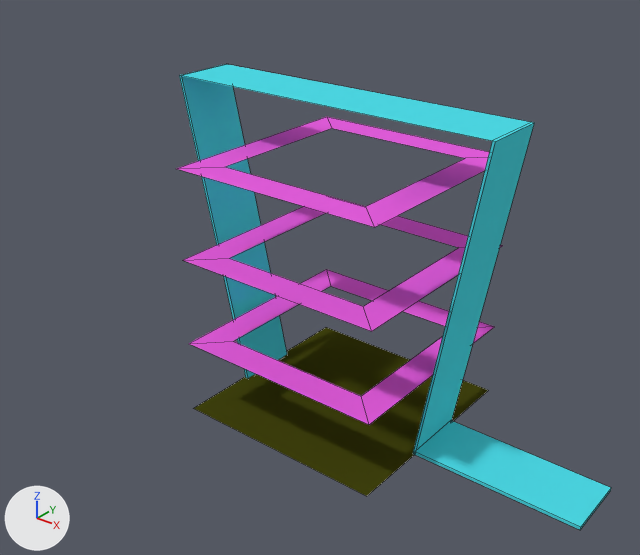
One commit to the Blender file Assets/Models/Extractor.blend: the scene before it, then after it.
The view is the same before and after, from a 50 mm lens placed at (4.26, -5.68, 4.72), pointed at (-0.36, 0.09, 1.14). The axes (+X, +Y, +Z) are drawn at lower left. The lights are the same throughout. Mesh edges are drawn as thin lines.
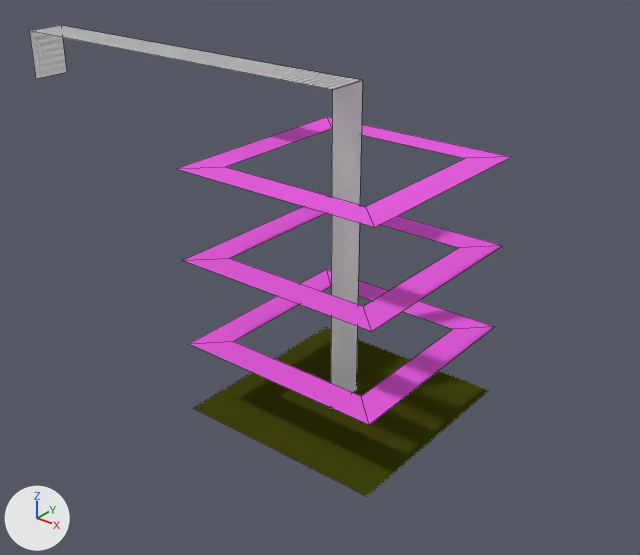
Boxes [x1, y1, x2, y2] around the edits, measured in the pictures (640 x 555 px):
```json
{"object": "Plane.004", "change": "no longer drawn", "before": [179, 64, 611, 530], "on screen": "cyan"}
{"object": "Plane.012", "change": "added", "after": [29, 25, 363, 383]}
{"object": "Plane.011", "change": "added", "after": [30, 26, 362, 392]}
```

Scene script edits in JSON lines:
```json
{"block": "me_plane_004", "where": "# used by ob_plane_004; location = (1.0, 0.0, 1.0); rotation_euler = (0.0, 1.571, 0.0), in degrees (0, 90, 0); scale = (1.0, 0.298, 1.0)"}
{"op": "remove", "block": "me_plane_004", "code": "me_plane_004.from_pydata(...)  # 22 vertices, 18 faces; spans x -1.89..1.02, y -1.0..1.0, z -2.65..1.51"}
{"op": "add", "block": "me_plane_004", "code": "me_plane_004.from_pydata(...)  # 0 vertices, 0 faces; spans empty"}
{"block": "me_plane_004", "change": "me_plane_004 part 1: the whole mesh is rebuilt"}
{"op": "add", "block": "me_plane_011", "code": ["me_plane_011 = bpy.data.meshes.new('Plane.011')", "me_plane_011.from_pydata([(-3.0, -1.0, 0.0), (0.0, -1.0, 0.0), (-3.0, 1.0, 0.0), (0.0, 1.0, 0.0), (-3.0, -1.0, -4.0), (-3.0, 1.0, -4.0), (-2.5, -1.0, -4.0), (-2.5, 1.0, -4.0)], [], [(0, 2, 3, 1), (0, 4, 5, 2), (4, 6, 7, 5)])"]}
{"op": "add", "block": "me_plane_012", "code": ["me_plane_012 = bpy.data.meshes.new('Plane.012')", "me_plane_012.from_pydata([(-3.0, -1.0, 0.0), (0.0, -1.0, 0.0), (-3.0, 1.0, 0.0), (0.0, 1.0, 0.0), (-3.0, -1.0, -4.0), (-3.0, 1.0, -4.0), (-2.5, -1.0, -4.0), (-2.5, 1.0, -4.0)], [], [(0, 1, 3, 2), (0, 2, 5, 4), (4, 5, 7, 6)])"]}
{"op": "add", "block": "ob_plane_011", "code": ["ob_plane_011 = bpy.data.objects.new('Plane.011', me_plane_011)", "ob_plane_011.location = (0.0, 0.0, 0.0)", "ob_plane_011.rotation_euler = (0.0, 1.571, 0.0)  # degrees (0, 90, 0)", "ob_plane_011.scale = (1.0, 0.2, 1.0)"]}
{"op": "add", "block": "ob_plane_012", "code": ["ob_plane_012 = bpy.data.objects.new('Plane.012', me_plane_012)", "ob_plane_012.location = (0.0, 0.0, 0.0)", "ob_plane_012.rotation_euler = (0.0, 1.571, 0.0)  # degrees (0, 90, 0)", "ob_plane_012.scale = (1.0, 0.2, 1.0)"]}
```
